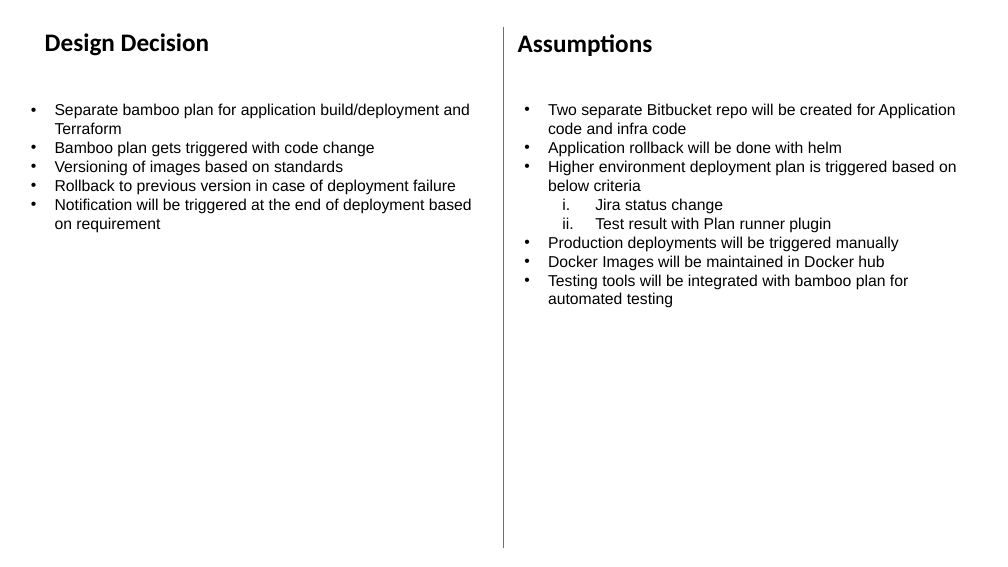
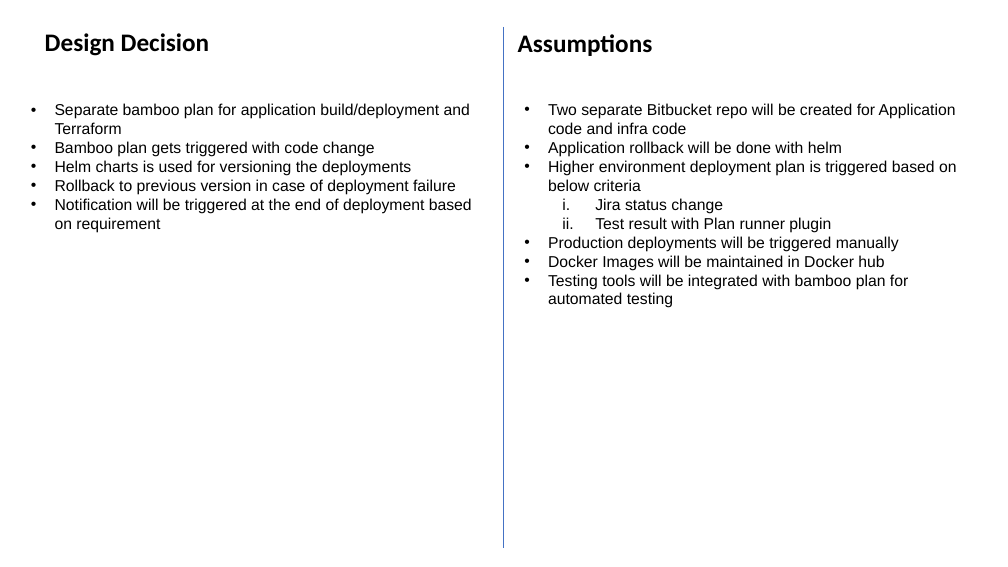
Before and after one commit to Rajeswari-31/assignemnt, a slide deck: slide 8 of assignment1.pptx. Drawn at 1008x567 pixels with LibreOffice and Linux fonts; fonts in the diff are those of the drawing. Boxes give left, top, right and bottom in pixels: in the first picture for what was removed or moved away, otherwise in the second. Text is boxed around its words. In the diff, an @@ line names an element or a change of style, - is before the commit and + after.

Commit message:
committing assignment2 helm chart

```diff
--- a/assignment1.pptx
+++ b/assignment1.pptx
@@ text at (x1=55, y1=160, x2=411, y2=176): text changed @@
-• Versioning of images based on standards
+• Helm charts is used for versioning the deployments
```
Also in this commit, not shown: 3 other slides changed, 10 other files.
